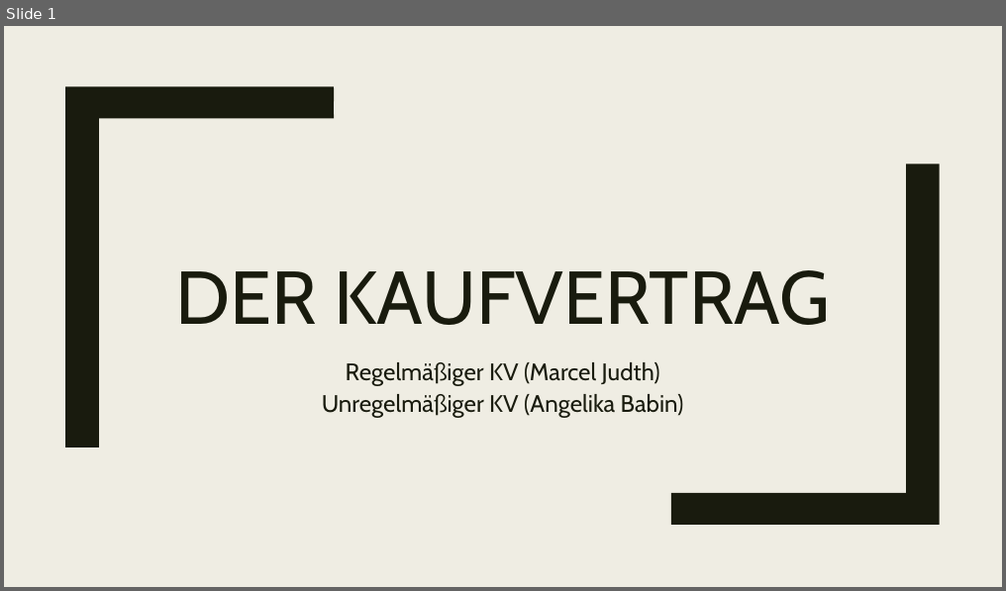
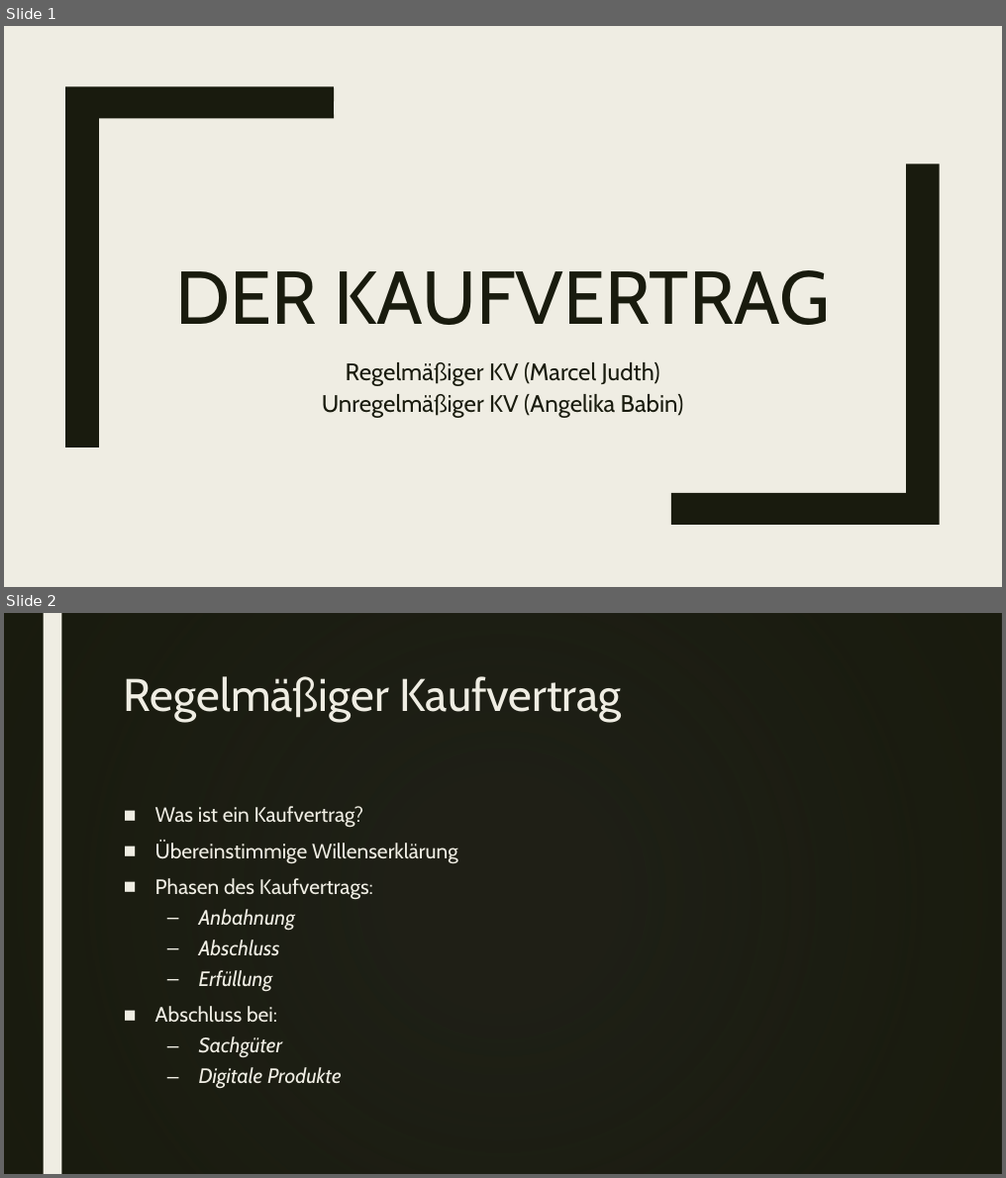
Before and after one commit to Judth34/Schule, a slide deck: 5.AHIFS/BWM2/Kaufvertrag_Referat.pptx. Shown one above the other, each under a label of ours: slide 1 before the commit, slides 1 and 2 after it. The pictures are 1006x591 and 1006x1178 pixels, drawn with LibreOffice and Linux fonts; fonts in the diff are those of the drawing; background and template pictures are left out; a plain dark background stands for a picture behind light text. Boxes give left, top, right and bottom in pixels: in the first picture for what was removed or moved away, otherwise in the second. Text is boxed around its words. In the diff, an @@ line names an element or a change of style, - is before the commit and + after.

```diff
--- a/5.AHIFS/BWM2/Kaufvertrag_Referat.pptx
+++ b/5.AHIFS/BWM2/Kaufvertrag_Referat.pptx
@@ slide 2 added at (x1=4, y1=613, x2=1002, y2=1174), background picture (left out) @@
@@ rectangle added at (x1=4, y1=613, x2=1002, y2=1174), fill gradient #191B0E @@
@@ rectangle added at (x1=43, y1=613, x2=61, y2=1174), fill #EFEDE3 @@
@@ title added at (x1=124, y1=676, x2=621, y2=722), 44 pt, text #EFEDE3 @@
+Regelmäßiger Kaufvertrag
@@ text added at (x1=155, y1=806, x2=458, y2=1088), 20 pt, text #EFEDE3 @@
+■ Was ist ein Kaufvertrag?
+■ Übereinstimmige Willenserklärung
+■ Phasen des Kaufvertrags:
+  – Anbahnung
+  – Abschluss
+  – Erfüllung
+■ Abschluss bei:
+  – Sachgüter
+  – Digitale Produkte
```
Also in this commit, not shown: 19 other slides added, 2 slides removed, 8 other files.
